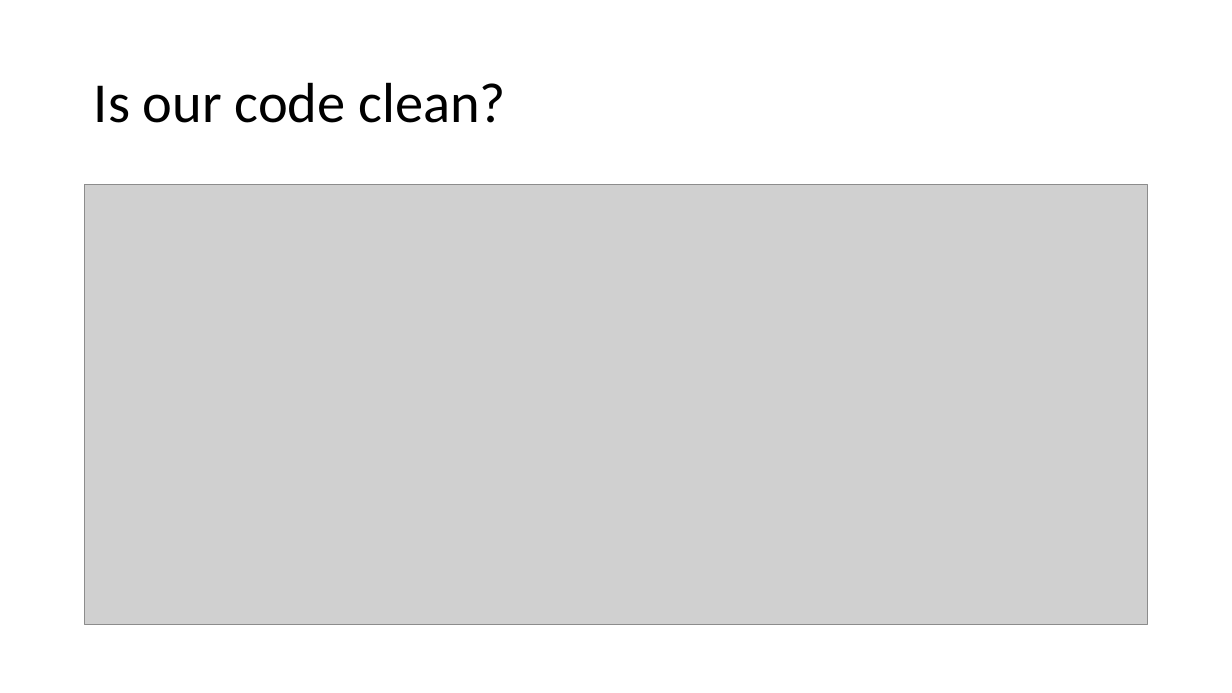
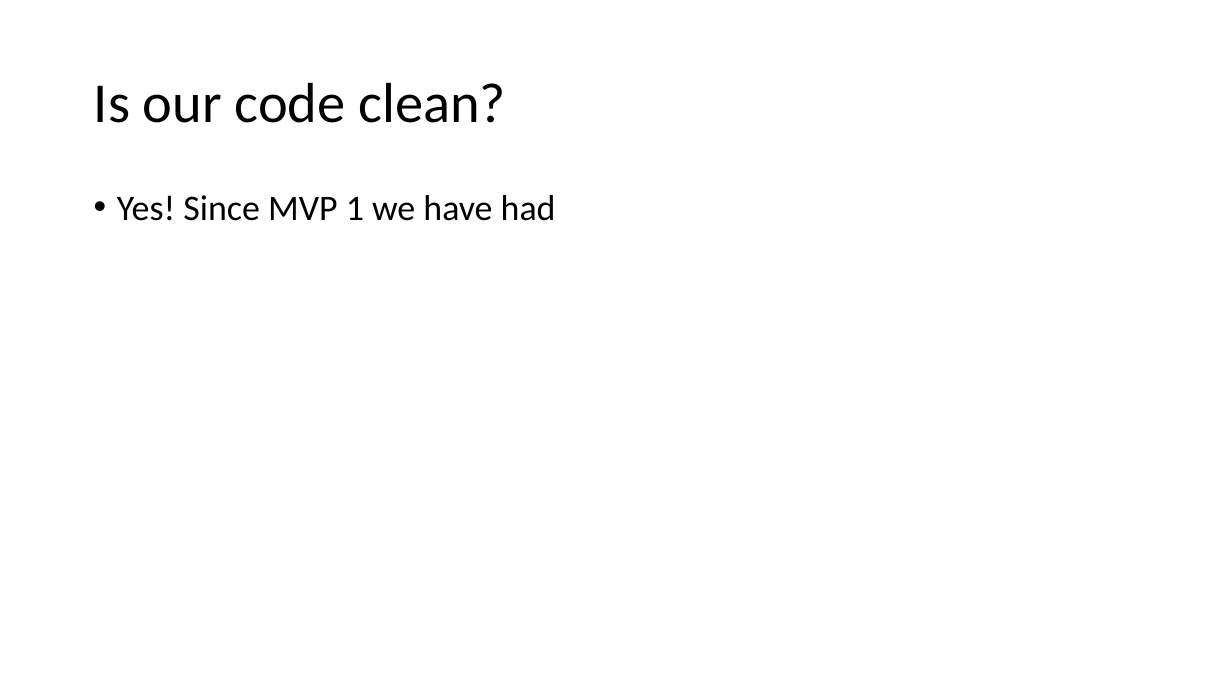
Before and after one commit to Jacobchapman99/ENSE-374-Group07-Project, a slide deck: slide 15 of Milestone4/Milestone 4.ppt. Drawn at 1232x693 pixels with LibreOffice and Linux fonts; fonts in the diff are those of the drawing; grey boxes stand for pictures. Boxes give left, top, right and bottom in pixels: in the first picture for what was removed or moved away, otherwise in the second. Text is boxed around its words. In the diff, an @@ line names an element or a change of style, - is before the commit and + after.

```diff
--- a/Milestone4/Milestone 4.ppt
+++ b/Milestone4/Milestone 4.ppt
@@ picture removed at [85,185,1147,624] @@
@@ text added at [117,195,556,221], 28 pt, text #000000 @@
+• Yes! Since MVP 1 we have had
```
Also in this commit, not shown: 2 other slides changed.
